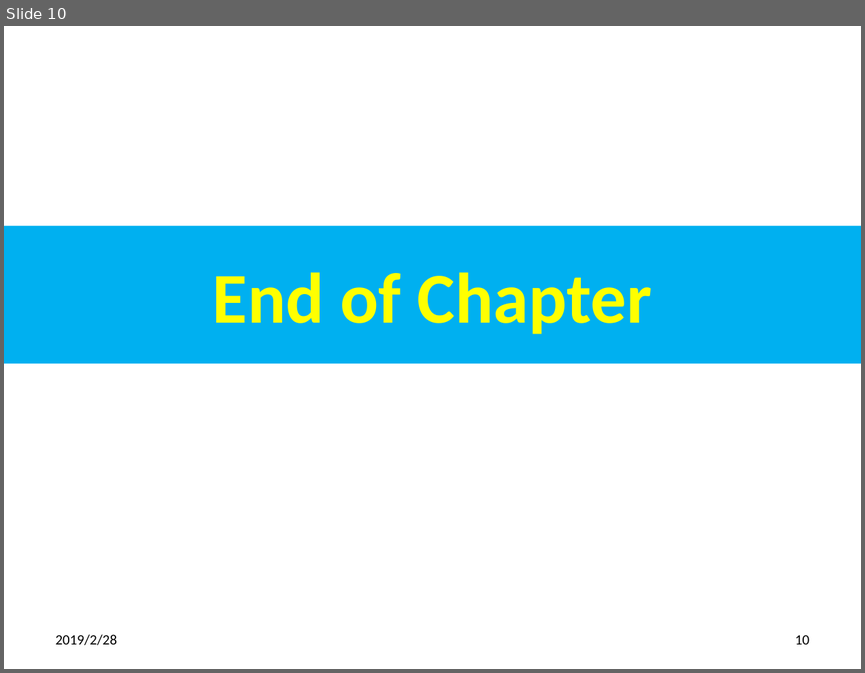
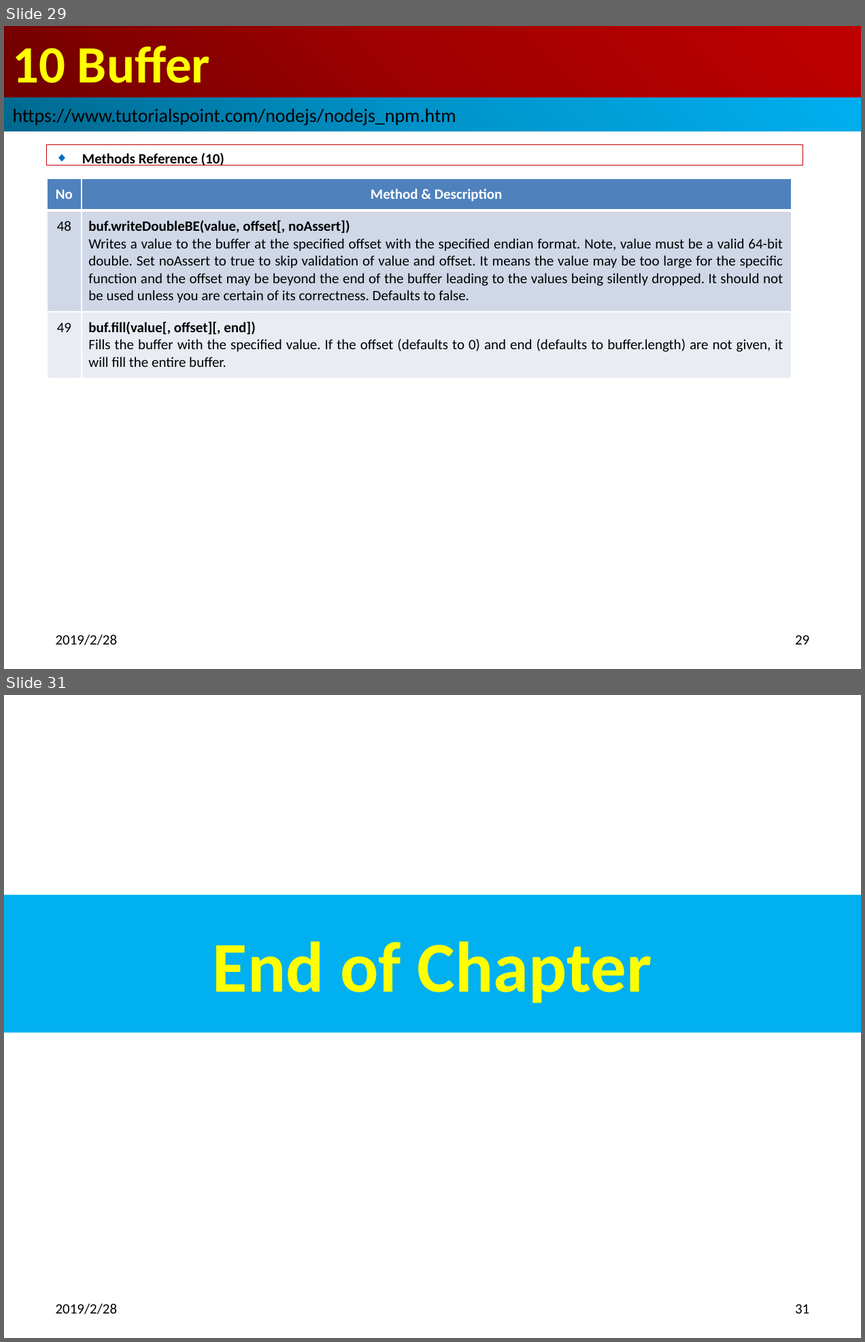
Before and after one commit to peterhchen/100-nodejs-basic, a slide deck: 15_Ch10_Buffer.pptx. Shown one above the other, each under a label of ours: slide 10 before the commit, slides 29 and 31 after it; the slides between them are not shown. The pictures are 865x673 and 865x1342 pixels, drawn with LibreOffice and Linux fonts; fonts in the diff are those of the drawing. Boxes give left, top, right and bottom in pixels: in the first picture for what was removed or moved away, otherwise in the second. Text is boxed around its words. In the diff, an @@ line names an element or a change of style, - is before the commit and + after.

Commit message:
Buffer Operation

```diff
--- a/15_Ch10_Buffer.pptx
+++ b/15_Ch10_Buffer.pptx
@@ slide 29 added at [4, 26, 861, 669], background #FFFFFF @@
@@ title added at [4, 26, 861, 98], fill gradient #720000 to #A20000 to #C00000, 44 pt, text #FFFF00, bold @@
+10 Buffer
@@ rectangle added at [4, 98, 861, 131], fill gradient #00688E to #0094CA to #00B0F0, 16 pt, text #000000 @@
+https://www.tutorialspoint.com/nodejs/nodejs_npm.htm
@@ rectangle added at [47, 145, 802, 165], outline #C00000 0.75 pt, 12 pt, text #000000, bold @@
+◆ Methods Reference (10)
@@ table added at [47, 178, 791, 376], 3 rows, 2 columns @@
+No | Method & Description
+48 | buf.writeDoubleBE(value, offset[, noAssert]) / Writes a value to the buffer at the specified offset with the specified endian format. Note, value must be a valid 64-bit double. Set noAssert to true to skip validation of value and offset. It means the value may be too large for the specific function and the offset may be beyond the end of the buffer leading to the values being silently dropped. It should not be used unless you are certain of its correctness. Defaults to false.
+49 | buf.fill(value[, offset][, end]) / Fills the buffer with the specified value. If the offset (defaults to 0) and end (defaults to buffer.length) are not given, it will fill the entire buffer.
@@ text added at [56, 634, 118, 645], 12 pt, text #000000 @@
+2019/2/28
@@ page number added at [795, 635, 809, 644], 12 pt, text #000000 @@
+29
@@ what was slide 10 is now slide 31 @@
@@ page number at [795, 1304, 809, 1313]: text changed @@
-10
+31
```
Also in this commit, not shown: 20 other slides added, 5 other files.
